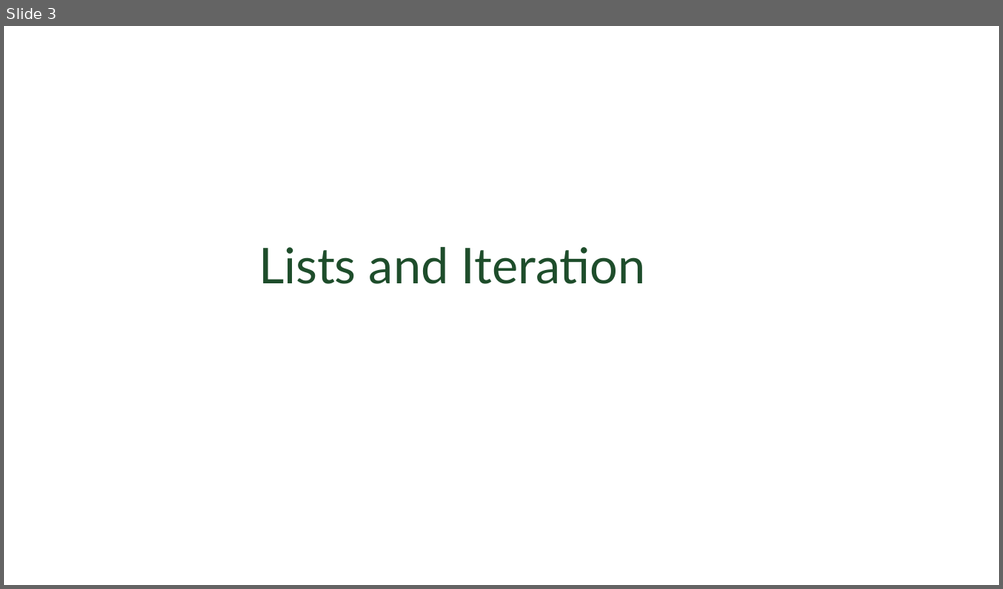
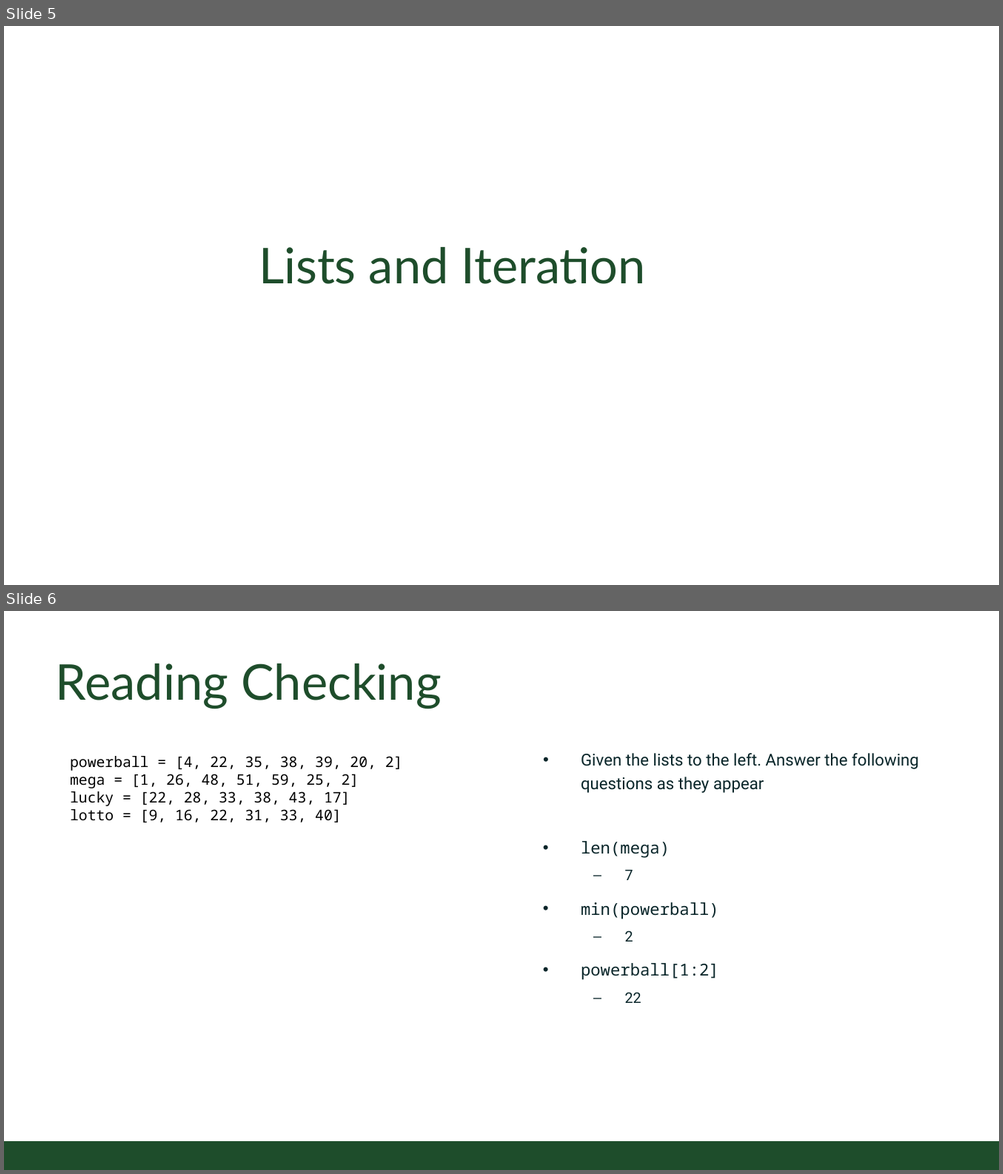
Before and after one commit to CSU-CS150B/handouts, a slide deck: Slides/On-Campus/06_01_ListsAndLoops.pptx. Shown one above the other, each under a label of ours: slide 3 before the commit, slides 5 and 6 after it. The pictures are 1003x589 and 1003x1174 pixels, drawn with LibreOffice and Linux fonts; fonts in the diff are those of the drawing; background and template pictures are left out. Boxes give left, top, right and bottom in pixels: in the first picture for what was removed or moved away, otherwise in the second. Text is boxed around its words. In the diff, an @@ line names an element or a change of style, - is before the commit and + after.

```diff
--- a/Slides/On-Campus/06_01_ListsAndLoops.pptx
+++ b/Slides/On-Campus/06_01_ListsAndLoops.pptx
@@ slide 6 added at box(4, 611, 999, 1170), background #FFFFFF @@
@@ title added at box(56, 664, 441, 709), 54 pt, text #1E4D2B @@
+Reading Checking
@@ text added at box(70, 756, 403, 823), 16 pt, text #000000 @@
+powerball = [4, 22, 35, 38, 39, 20, 2]
+mega = [1, 26, 48, 51, 59, 25, 2]
+lucky = [22, 28, 33, 38, 43, 17]
+lotto = [9, 16, 22, 31, 33, 40]
@@ text added at box(580, 753, 919, 793), 18 pt, text #092529 @@
+• Given the lists to the left. Answer the following questions as they appear
@@ text added at box(580, 841, 719, 1003), 18 pt, text #092529 @@
+• len(mega)
+  – 7
+• min(powerball)
+  – 2
+• powerball[1:2]
+  – 22
@@ rectangle added at box(4, 1142, 999, 1170), fill #1E4D2B @@
@@ what was slide 3 is now slide 5 @@
```
Also in this commit, not shown: 3 slides changed, 4 other slides added.
